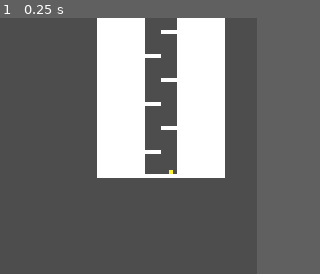
Above: before the commit, frame 1.
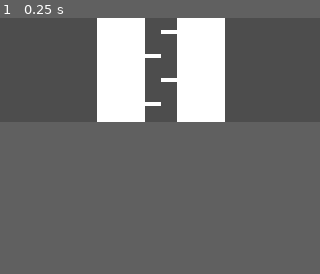
Above: after the commit, the same moment.

Repository: OSGH-web/balloon-movement-demo
Game: Godot game, scene res://scenes/level_select/level_select.tscn
The game is run twice, just before and just after one commit, with the same random seed, the same clock (stepped at 60 frames per second) and the same inputs.
Inputs:
- Up to frame 1 (0.25 s): no input
The pictures show only the part of the screen within x 40-90%, y 50-100%; the shares and areas given below are measured in that part.
In our replay, the window is 512x512 before the commit and 640x360 after it. These sizes can differ from the game's own. Grey fills any space a smaller window leaves; there, only what the larger window draws over its background counts as a difference.

The runs differ from the first frame. In frame 1, 6.9% of the frame differs, in the area x 30-71%, y 40-63%.

Commit message:
Set viewport to common resolution scaling.  Remove gl_compatibility in favor of "forward_plus" rendering method.

Diff:
--- a/project.godot
+++ b/project.godot
@@ -17,8 +17,8 @@
 
 [display]
 
-window/size/viewport_width=512
-window/size/viewport_height=512
+window/size/viewport_width=640
+window/size/viewport_height=360
 window/size/mode=2
 window/stretch/mode="viewport"
 window/stretch/scale_mode="integer"
@@ -39,5 +39,3 @@
 [rendering]
 
 textures/canvas_textures/default_texture_filter=0
-renderer/rendering_method="gl_compatibility"
-renderer/rendering_method.mobile="gl_compatibility"
